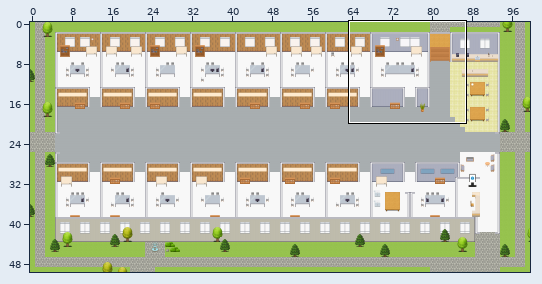
An edit to a level. Tiled map (JSON), maps/Employee-Platform.tmj. The picture above shows the old version from afar; the outline marks the close-up.
Close-up. Earlier state:
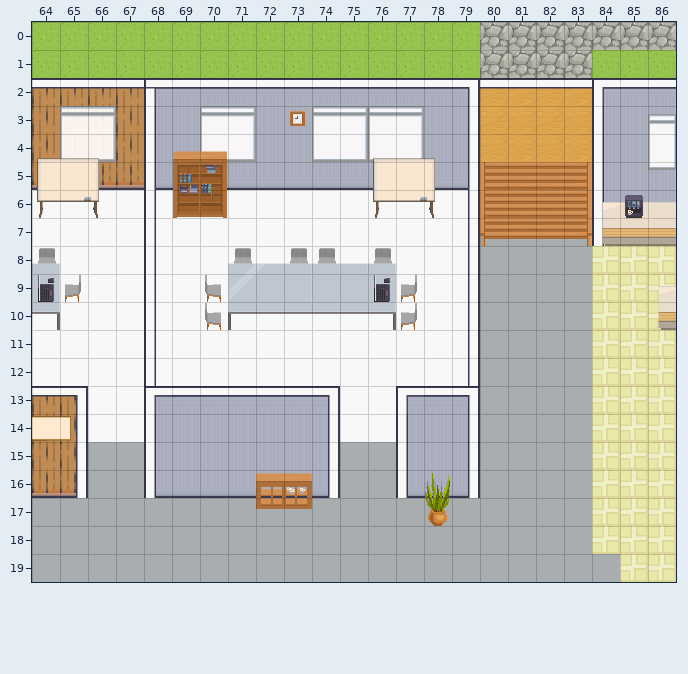
Cells are 32x32 px. Shown: x 64..86, y 0..19. The commit also changed other parts of the map, which this record leaves out.
After the commit:
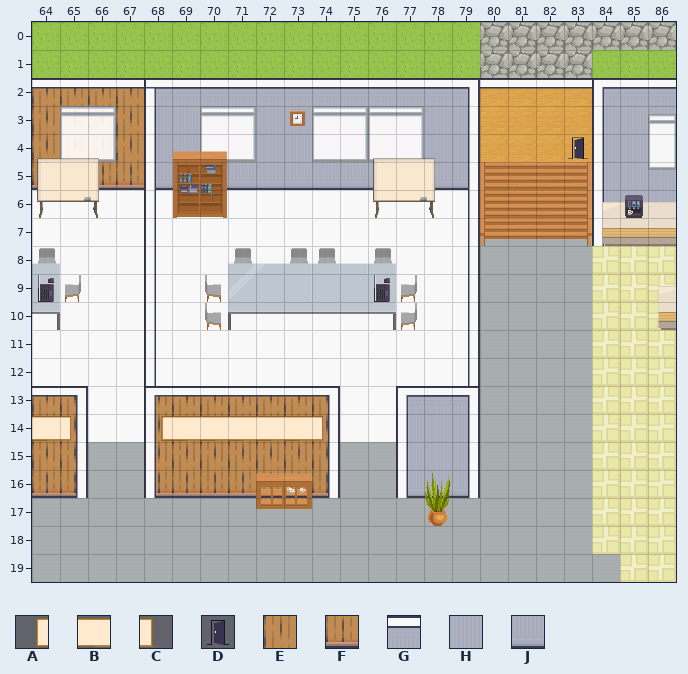
Key: from "Decoration": A 49, B 50, C 51; from "User_Zones": D 65; from "room2": E 192, F 205, G 290, H 294, J 307.
_ is an empty cell.
Changes in this commit:
Layer "back wall":
Tile G becomes tile E in row 13 at x 68 to 74.
Tile H becomes tile E in rows 14 to 15 at x 68 to 74.
Tile J becomes tile F in row 16 at x 68 to 74.
Layer "decor":
The author put tile A in row 14 at x 68.
The author put tile B in row 14 at x 69 to 73.
The author put tile C in row 14 at x 74.
Layer "zones":
The author put tile D in row 4 at x 83.
Pixel boxes of the changes (left, top, right, bottom) in both close-ups:
added: (568, 137, 588, 159)
changed: (156, 396, 328, 496)
